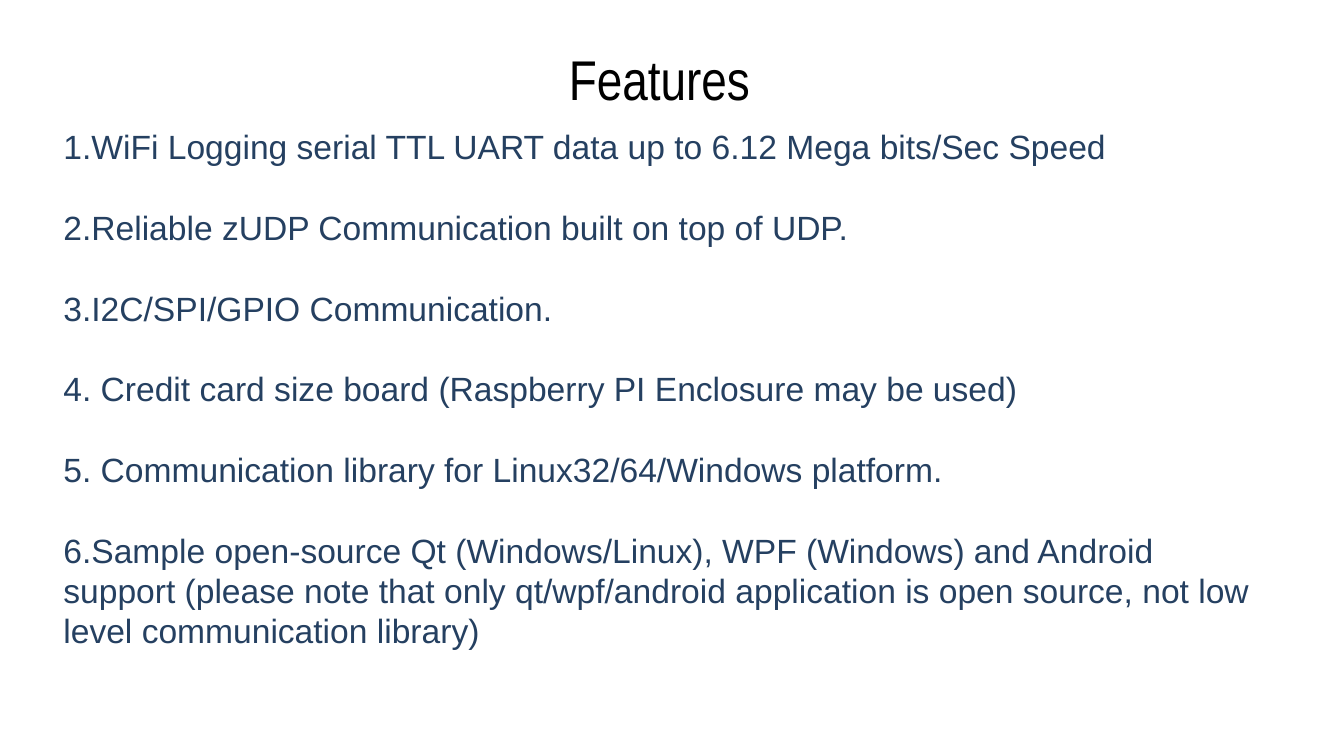
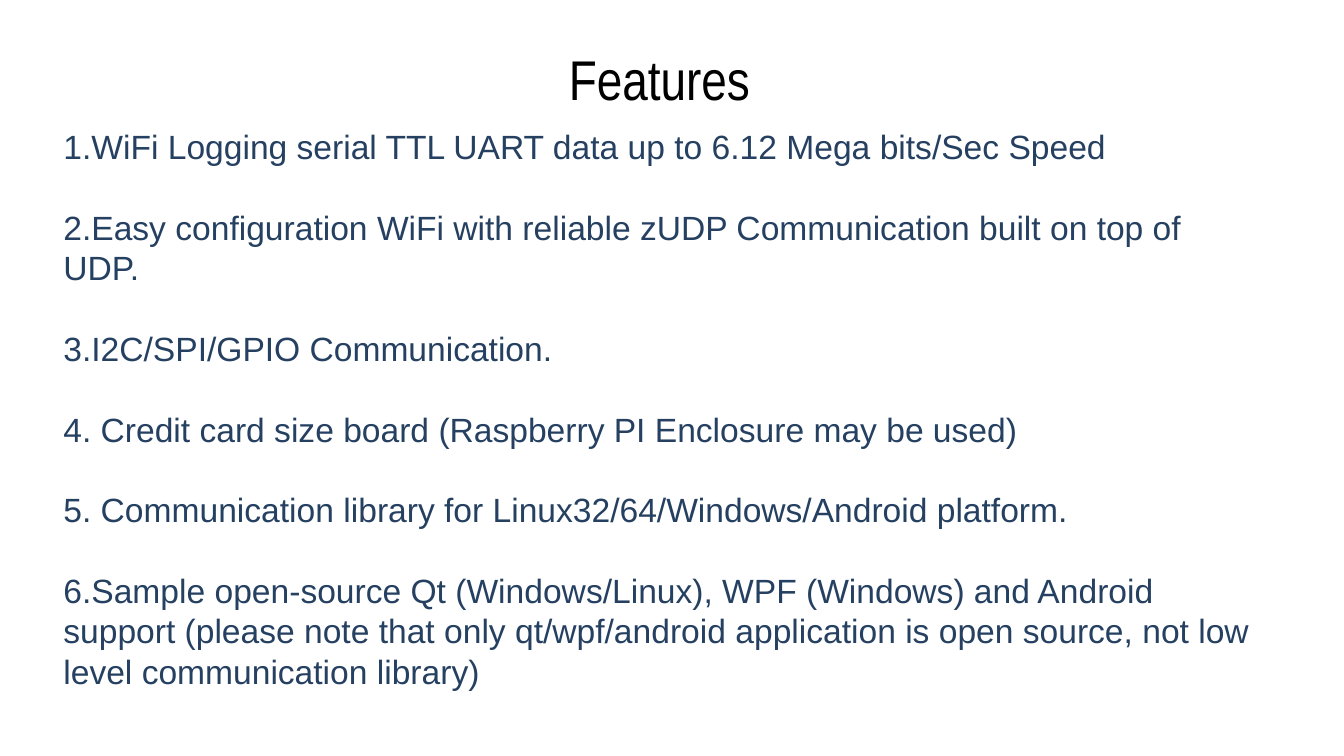
Before and after one commit to natashaiwscope/iot_hw, a slide deck: slide 2 of ppt/wireless.pptx. Drawn at 1344x756 pixels with LibreOffice and Linux fonts; fonts in the diff are those of the drawing. Boxes give left, top, right and bottom in pixels: in the first picture for what was removed or moved away, otherwise in the second. Text is boxed around its words. In the diff, an @@ line names an element or a change of style, - is before the commit and + after.

Commit message:
f

```diff
--- a/ppt/wireless.pptx
+++ b/ppt/wireless.pptx
@@ text at <box>63,215,1181,281</box>: text changed @@
-2.Reliable zUDP Communication built on top of UDP.
+2.Easy configuration WiFi with reliable zUDP Communication built on top of UDP.
@@ text at <box>63,497,1068,528</box>: text changed @@
-5. Communication library for Linux32/64/Windows platform.
+5. Communication library for Linux32/64/Windows/Android platform.
```
